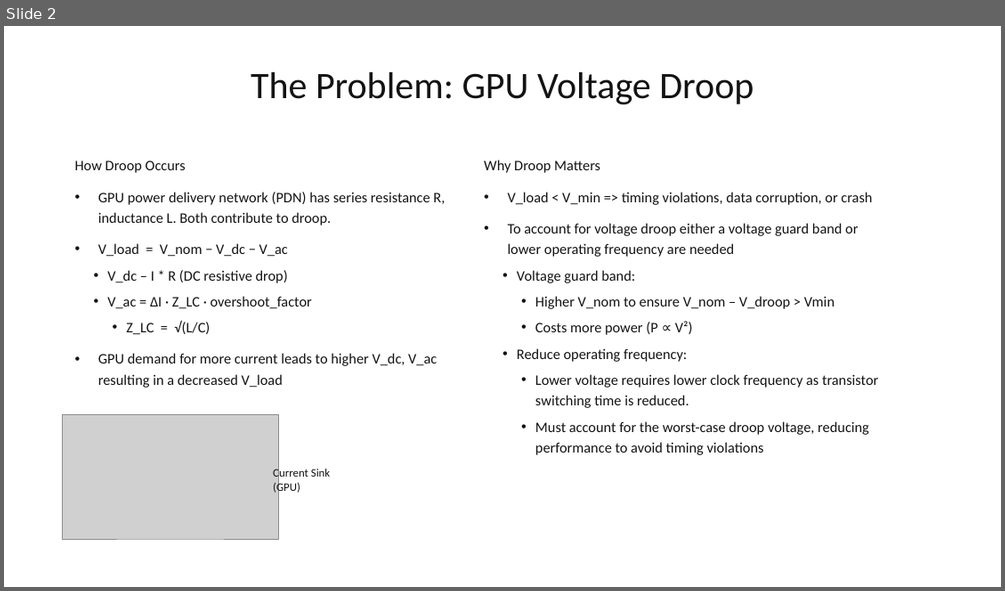
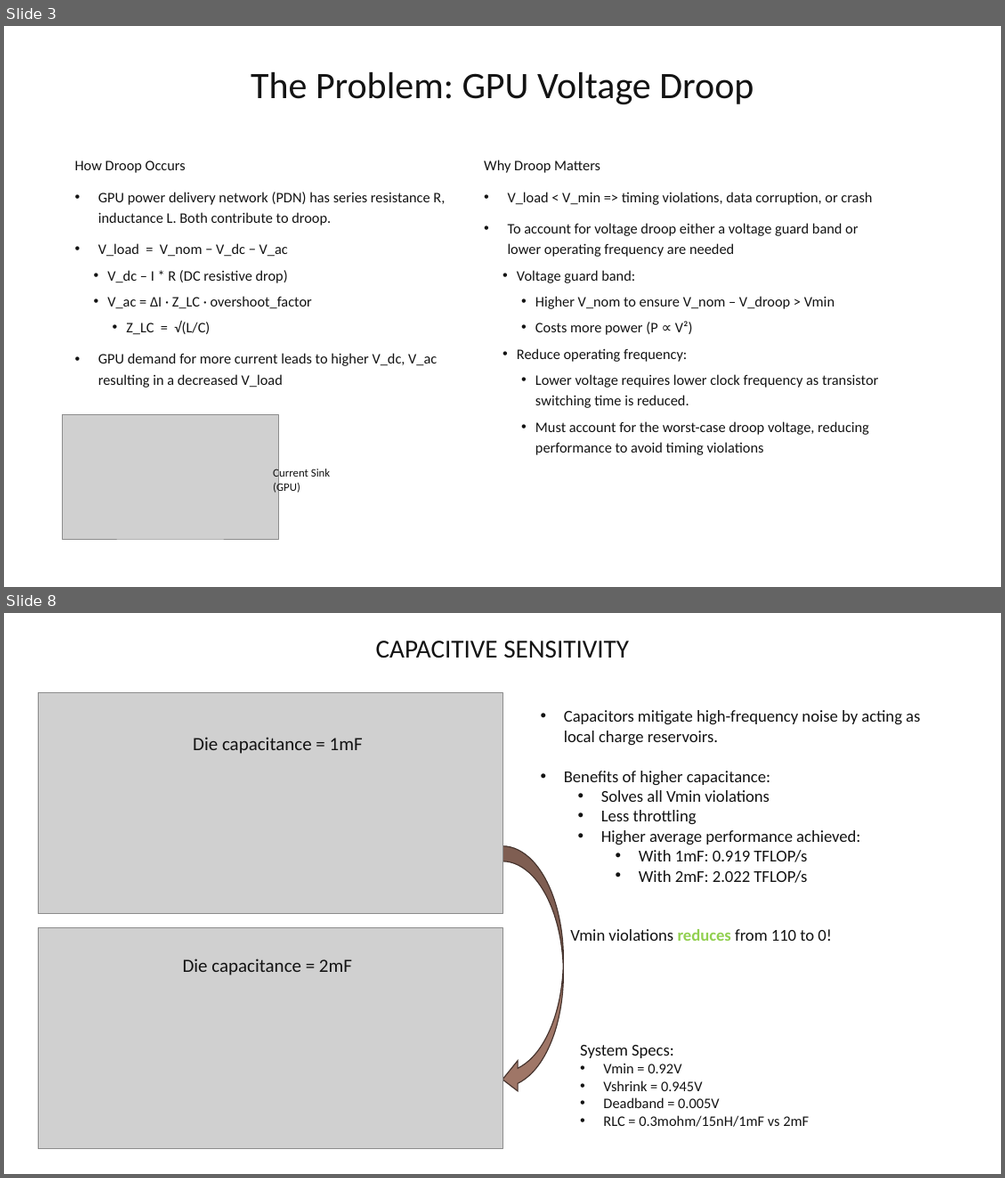
Before and after one commit to Jakub-Mroczek/SlewGuard, a slide deck: SlewGuard.pptx. Shown one above the other, each under a label of ours: slide 2 before the commit, slides 3 and 8 after it; the slides between them are not shown. The pictures are 1005x591 and 1005x1178 pixels, drawn with LibreOffice and Linux fonts; fonts in the diff are those of the drawing; grey boxes stand for pictures. Boxes give left, top, right and bottom in pixels: in the first picture for what was removed or moved away, otherwise in the second. Text is boxed around its words. In the diff, an @@ line names an element or a change of style, - is before the commit and + after.

```diff
--- a/SlewGuard.pptx
+++ b/SlewGuard.pptx
@@ slide 8 added at box(4, 613, 1001, 1174), background #FFFFFF @@
@@ title added at box(376, 641, 629, 658), 25 pt, text #131313 @@
+CAPACITIVE SENSITIVITY
@@ text added at box(564, 710, 920, 883), 16 pt, text #131313 @@
+• Capacitors mitigate high-frequency noise by acting as local charge reservoirs.
+• Benefits of higher capacitance:
+  • Solves all Vmin violations
+  • Less throttling
+  • Higher average performance achieved:
+    • With 1mF: 0.919 TFLOP/s
+    • With 2mF: 2.022 TFLOP/s
@@ curved left arrow added at box(502, 846, 563, 1094), fill #9F7667, outline #46342D 1 pt @@
@@ text added at box(570, 929, 831, 941), 16 pt, text #131313 @@
+Vmin violations reduces from 110 to 0!
@@ group added at box(38, 692, 502, 1149): 2 pictures, 2 texts @@
+Die capacitance = 1mF
+Die capacitance = 2mF
@@ text added at box(580, 1045, 809, 1127), 14 pt, text #131313 @@
+System Specs:
+• Vmin = 0.92V
+• Vshrink = 0.945V
+• Deadband = 0.005V
+• RLC = 0.3mohm/15nH/1mF vs 2mF
@@ what was slide 2 is now slide 3 @@
```
Also in this commit, not shown: 1 slide changed, 6 other slides added, 1 other file.
